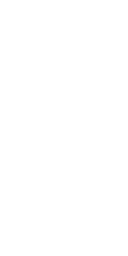
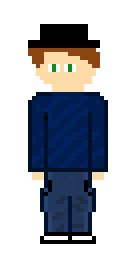
Comparing the layer stacks of the two (128, 256) images. Changes:
showed group "filip" (1 layers) over [left=28, top=24, right=108, bottom=244]
added layer "Filip v1.999" in group "filip" over [left=28, top=24, right=108, bottom=244]
